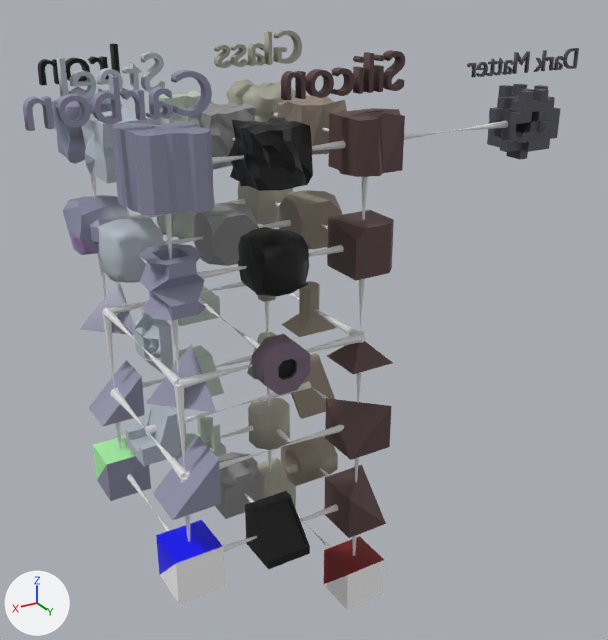
One commit to the Blender file dist/Model/crafting tree.blend: the scene before it, then after it.
One viewpoint serves both versions: a camera (50 mm lens) standing at (7.09, 14.91, 3.14) and looking at (-1.84, 0.04, -4.3). Lighting does not change. The marker at lower left points along +X, +Y and +Z.

The older version as bpy lines, for what is in view:
```python
ob_computer = bpy.data.objects.new('computer', me_cube_037)
ob_computer.location = (0.0, 2.0, -8.0)
ob_cube_010 = bpy.data.objects.new('Cube.010', me_cube_013)
ob_cube_010.location = (0.0, 2.0, -2.0)
ob_iron = bpy.data.objects.new('iron', me_cube_015)
ob_iron.location = (2.0, -2.0, -2.0)
ob_iron_chondrite = bpy.data.objects.new('iron-chondrite', me_cube_011)
ob_iron_chondrite.location = (2.0, -2.0, 0.0)
ob_iron_label = bpy.data.objects.new('Iron Label', txt_text)
ob_iron_label.location = (1.2, -2.0, 0.9)
ob_iron_label.rotation_euler = (1.571, 0.0, 0.0)  # degrees (90, 0, 0)
ob_organics = bpy.data.objects.new('organics', me_cube_006)
ob_organics.location = (0.0, 2.0, 0.0)
ob_silicon_cube = bpy.data.objects.new('silicon-cube', me_cube_042)
ob_silicon_cube.location = (-2.0, 2.0, -10.0)
ob_steel_corner = bpy.data.objects.new('steel-corner', me_cube_025)
ob_steel_corner.location = (2.0, -2.0, -4.0)
ob_steel_wedge = bpy.data.objects.new('steel-wedge', me_cube_026)
ob_steel_wedge.location = (2.0, -2.0, -6.0)
# also in view: 'full-tank' at (0.0, 0.0, -2.0); 'wheel' at (0.0, 2.25, -4.0); 'carbon-fiber-wedge' at (2.0, 2.0, -6.0); 'glass-large-cylinder' at (-2.0, -2.0, -8.0); 'lithium-silicate' at (-2.03, 1.98, 0.02)
```
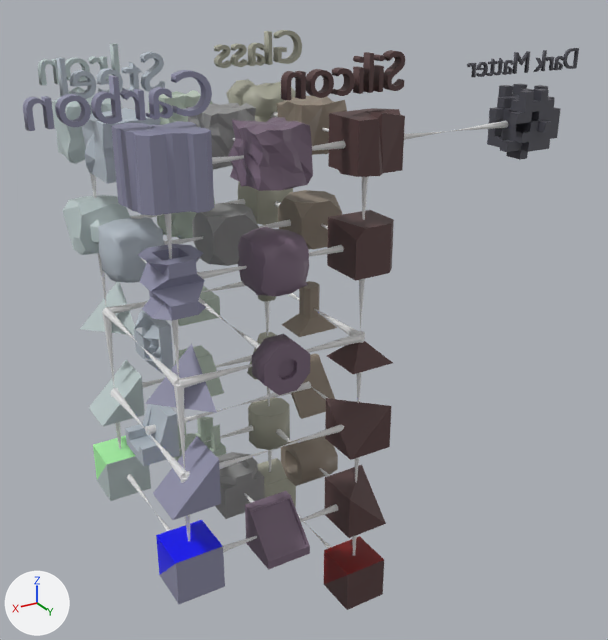
Boxes [x1, y1, x2, y2] around the edits, measured in the pictures (608 x 640 px):
'organics', recoloured: [228, 117, 313, 191] in both
'Cube.010', recoloured: [238, 227, 309, 296] in both
'computer', recoloured: [245, 491, 310, 570] in both
'wheel', recoloured: [276, 356, 299, 382] in both
'iron', recoloured: [62, 195, 131, 255] in both
'steel-wedge', recoloured: [89, 360, 145, 426] in both
'iron-chondrite', recoloured: [52, 87, 122, 164] in both
'steel-corner', recoloured: [80, 282, 136, 335] in both
'Iron Label', recoloured: [38, 43, 120, 86] in both
part 1 of me_cube_011, recoloured: [52, 87, 111, 164] in both
part 2 of me_cube_011, recoloured: [53, 96, 122, 160] in both
part 3 of me_cube_015, recoloured: [63, 195, 131, 255] in both
part 4 of me_cube_015, recoloured: [62, 203, 130, 254] in both
part 5 of me_cube_024, recoloured: [160, 546, 225, 604] in both
part 8 of me_cube_027, recoloured: [97, 456, 151, 501] in both
part 9 of me_cube_042, recoloured: [324, 560, 384, 610] in both

Diff of the bpy script that builds the scene:
```diff
--- a/dist/Model/crafting tree.blend.py
+++ b/dist/Model/crafting tree.blend.py
@@ mat_iron @@
 n1 = _N.new('ShaderNodeBsdfPrincipled'); n1.name = 'Principled BSDF'
 n1.subsurface_method = 'BURLEY'
-n2 = _N.new('ShaderNodeVertexColor'); n2.name = 'Color Attribute'
+n1.inputs[0].default_value = (0.51, 0.6, 0.6, 1.0)  # 'Base Color', light grey #bdcbcb
 _L.new(n1.outputs[0], n0.inputs[0])  # 'BSDF' to 'Surface'
-_L.new(n2.outputs[0], n1.inputs[0])  # 'Color' to 'Base Color'
@@ mat_silicon_carbon @@
 n0 = _N.new('ShaderNodeBsdfPrincipled'); n0.name = 'Principled BSDF'
 n0.subsurface_method = 'BURLEY'
+n0.inputs[0].default_value = (0.2, 0.14, 0.2, 1.0)  # 'Base Color', grey #7c697c
 n1 = _N.new('ShaderNodeOutputMaterial'); n1.name = 'Material Output'
-n2 = _N.new('ShaderNodeVertexColor'); n2.name = 'Color Attribute'
 _L.new(n0.outputs[0], n1.inputs[0])  # 'BSDF' to 'Surface'
-_L.new(n2.outputs[0], n0.inputs[0])  # 'Color' to 'Base Color'
@@ me_cube_011 @@
 me_cube_011.from_pydata(...)  # 74 vertices, 112 faces; spans x -0.567..0.614, y -0.593..0.597, z -0.595..0.817
+# me_cube_011 part 1: 74 faces centred in x -0.541..0.544, y -0.545..0.525, z -0.542..0.717 are repainted in the vertex colours; the middle colour goes from grey #9090aa to white #f4f4fe
+# me_cube_011 part 2: 38 faces centred in x -0.536..0.554, y -0.496..0.545, z -0.548..0.599 are repainted in the vertex colours; the middle colour goes from blue #7e8898 to white #e7e7fd
 me_cube_011.materials.append(mat_iron)
@@ me_cube_015 @@
 me_cube_015.from_pydata(...)  # 71 vertices, 136 faces; spans x -0.662..0.675, y -0.717..0.746, z -0.623..0.58
+# me_cube_015 part 3: 86 faces centred in x -0.599..0.643, y -0.705..0.56, z -0.592..0.562 are repainted in the vertex colours; the middle colour goes from blue #8b8daa to white #ffffff
+# me_cube_015 part 4: 50 faces centred in x -0.524..0.629, y -0.591..0.692, z -0.555..0.481 are repainted in the vertex colours; the middle colour goes from grey #9090aa to white #efeff7
 me_cube_015.materials.append(mat_iron)
@@ me_cube_024 @@
 me_cube_024.from_pydata(...)  # 8 vertices, 12 faces; spans x -0.5..0.5, y -0.5..0.5, z -0.5..0.5
+# me_cube_024 part 5: 9 faces centred in x -0.5..0.5, y -0.5..0.5, z -0.5..0.167 are repainted in the vertex colours; the middle colour goes from white #ffffff to grey #9090aa
 me_cube_024.materials.append(mat_true_white)
@@ me_cube_025 @@
 me_cube_025.from_pydata(...)  # 4 vertices, 4 faces; spans x -0.5..0.5, y -0.5..0.5, z -0.5..0.5
+# me_cube_025 part 6: 4 faces centred in x -0.5..-0.167, y -0.5..-0.167, z -0.5..-0.167 are repainted in the vertex colours; the middle colour goes from grey #9393ac to white #ffffff
 me_cube_025.materials.append(mat_iron)
@@ me_cube_026 @@
 me_cube_026.from_pydata(...)  # 6 vertices, 5 faces; spans x -0.5..0.5, y -0.5..0.5, z -0.5..0.5
+# me_cube_026 part 7: 5 faces centred in x -0.5..0.0, y -0.5..0.5, z -0.5..0.0 are repainted in the vertex colours; the middle colour goes from grey #9191ab to white #ffffff
 me_cube_026.materials.append(mat_iron)
@@ me_cube_027 @@
 me_cube_027.from_pydata(...)  # 8 vertices, 12 faces; spans x -0.5..0.5, y -0.5..0.5, z -0.5..0.5
+# me_cube_027 part 8: 9 faces centred in x -0.5..0.5, y -0.5..0.5, z -0.5..0.167 are repainted in the vertex colours; the middle colour goes from grey #9090aa to light grey #bdcbcb
 me_cube_027.materials.append(mat_true_white)
@@ me_cube_042 @@
 me_cube_042.from_pydata(...)  # 8 vertices, 12 faces; spans x -0.5..0.5, y -0.5..0.5, z -0.5..0.5
+# me_cube_042 part 9: 7 faces centred in x -0.5..0.5, y -0.167..0.5, z -0.5..0.167 are repainted in the vertex colours; the middle colour goes from white #ffffff to brown #593f3f
 me_cube_042.materials.append(mat_true_white)
```
